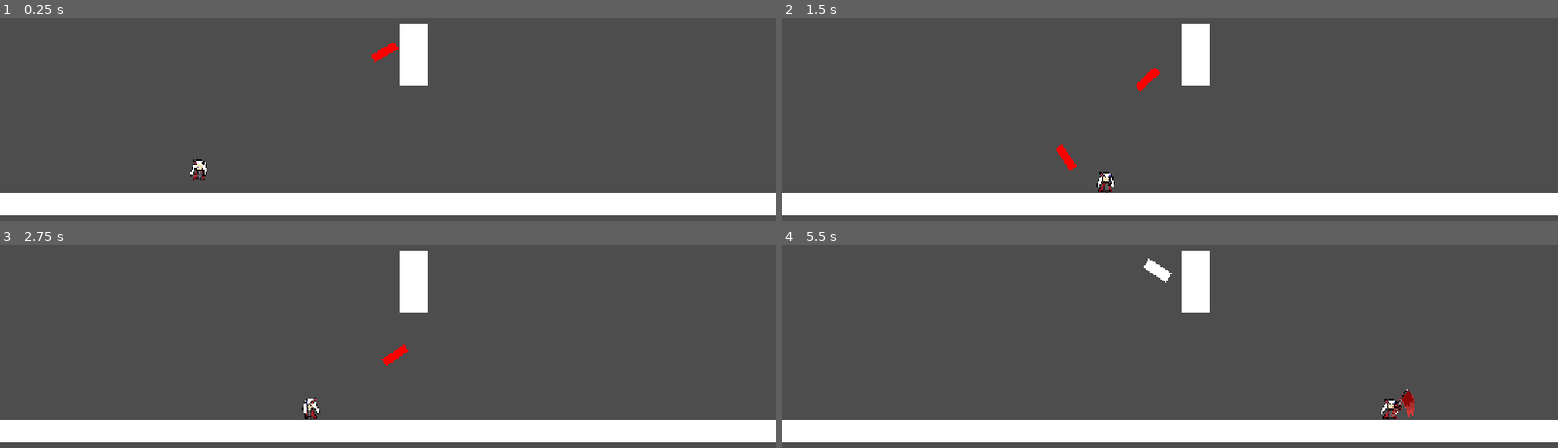
Above: before the commit, frames 1-4 (two rows, left to right).
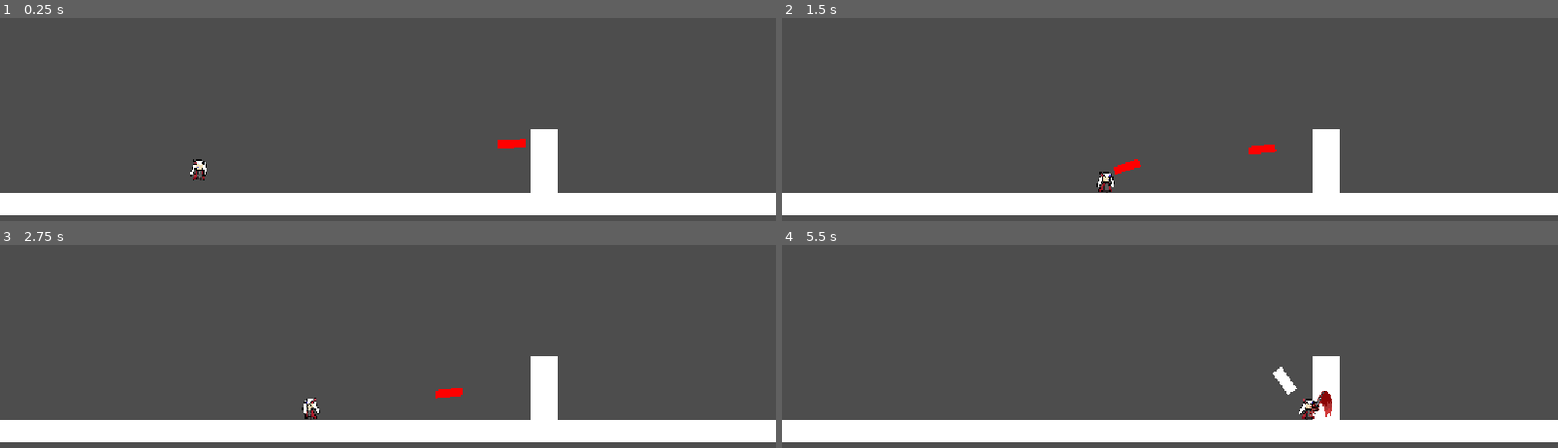
Above: after the commit, the same moments.

Repository: AndrewAravena/maythedevilcry_digital_technology_project
Game: Godot game, scene res://scene/mikuril_test_scene.tscn
Same seed, same stepped clock (60 frames per second), same inputs: the game is played once before the commit and once after it. This scene is started directly instead of the project's main scene.
Inputs (mouse positions are in pixels of both pictures, inside the frame that each line leads up to):
- Up to frame 1 (0.25 s): no input
- Up to frame 2 (1.5 s): move the mouse to (1340, 141) at 0.52 s; hold D (right) from 0.53 s (still down); tap Shift (dash) at 0.6 s; click (1340, 141) at 0.67 s; tap Space (Jump) at 0.77 s; move the mouse to (1014, 186) at 1.27 s; tap Q (last weapon) at 1.35 s
- Up to frame 3 (2.75 s): tap Space (Jump) at 1.52 s; move the mouse to (465, 295) at 2.02 s; release D (right) at 2.03 s; hold A (left) from 2.03 s (still down); tap E (next weapon) at 2.1 s
- Up to frame 4 (5.5 s): move the mouse to (outside the picture) at 2.77 s; release A (left) at 2.78 s; hold D (right) 2.78-4.28 s; tap Shift (dash) at 2.85, 5.1 s; click (outside the picture) at 2.92 s; tap Space (Jump) at 3.02, 3.77, 4.52 s; move the mouse to (outside the picture) at 3.52 s; tap Q (last weapon) at 3.6 s; move the mouse to (937, 326) at 4.27 s; hold A (left) 4.28-5.03 s; tap E (next weapon) at 4.35 s; move the mouse to (1208, 391) at 5.02 s; hold D (right) from 5.03 s (still down); click (1208, 391) at 5.17 s

The runs differ from the first frame. In frame 1, 2.5% of the frame differs, in the area x 47-72%, y 2-87%; in frame 2, 2.8%; in frame 3, 2.5%; in frame 4, 3.0%, in the area x 46-82%, y 2-87%.

Commit message:
waves to bullet hell atk 1

Diff:
--- a/scripts/mikuril/mikuril.gd
+++ b/scripts/mikuril/mikuril.gd
@@ -41,17 +41,6 @@
 	$bulletHellMode/pos7.look_at($bulletHellMode/pos7/direc7.global_position)
 	$bulletHellMode/pos8.look_at($bulletHellMode/pos8/direc8.global_position)
 
-	print($bulletHellMode.global_position)
-	print($bulletHellMode/pos1.global_position)
-	print($bulletHellMode/pos2.global_position)
-	print($bulletHellMode/pos3.global_position)
-	print($bulletHellMode/pos4.global_position)
-	print($bulletHellMode/pos5.global_position)
-	print($bulletHellMode/pos6.global_position)
-	print($bulletHellMode/pos7.global_position)
-	print($bulletHellMode/pos8.global_position)
-
-	_big_attack()
 	# var player_pos = player.global_position
 	# _tp(player_pos)
 
@@ -75,8 +64,6 @@
 			# change timer here to increase time between each burst of shots
 			# $Timer2.start()
 			# homing_bullets_shot = 5
-	# else:
-		# _big_attack()
 
 
 
@@ -129,43 +116,44 @@
 
 
 
-		var bullet_hell_bullet0 = delay_fast_bullet.instantiate()
-		bullet_hell_bullet0.global_position = $bulletHellMode/pos.global_position
-		bullet_hell_bullet0.rotation = $bulletHellMode/pos.rotation
-
-		var bullet_hell_bullet1 = delay_fast_bullet.instantiate()
-		bullet_hell_bullet1.global_position = $bulletHellMode/pos1.global_position
-		bullet_hell_bullet1.rotation = $bulletHellMode/pos1.rotation
-
-		var bullet_hell_bullet2 = delay_fast_bullet.instantiate()
-		bullet_hell_bullet2.global_position = $bulletHellMode/pos2.global_position
-		bullet_hell_bullet2.rotation = $bulletHellMode/pos2.rotation
-
-		var bullet_hell_bullet3 = delay_fast_bullet.instantiate()
-		bullet_hell_bullet3.global_position = $bulletHellMode/pos3.global_position
-		bullet_hell_bullet3.rotation = $bulletHellMode/pos3.rotation
-
-		var bullet_hell_bullet4 = delay_fast_bullet.instantiate()
-		bullet_hell_bullet4.global_position = $bulletHellMode/pos4.global_position
-		bullet_hell_bullet4.rotation = $bulletHellMode/pos4.rotation
-
-		var bullet_hell_bullet5 = delay_fast_bullet.instantiate()
-		bullet_hell_bullet5.global_position = $bulletHellMode/pos5.global_position
-		bullet_hell_bullet5.rotation = $bulletHellMode/pos5.rotation
-
-		var bullet_hell_bullet6 = delay_fast_bullet.instantiate()
-		bullet_hell_bullet6.global_position = $bulletHellMode/pos6.global_position
-		bullet_hell_bullet6.rotation = $bulletHellMode/pos6.rotation
-
-		var bullet_hell_bullet7 = delay_fast_bullet.instantiate()
-		bullet_hell_bullet7.global_position = $bulletHellMode/pos7.position
-		bullet_hell_bullet7.rotation = $bulletHellMode/pos7.rotation
-
-		var bullet_hell_bullet8 = delay_fast_bullet.instantiate()
-		bullet_hell_bullet8.global_position = $bulletHellMode/pos8.global_position
-		bullet_hell_bullet8.rotation = $bulletHellMode/pos8.rotation
-
-		for a in 5:
+
+
+		for a in 2:
+			var bullet_hell_bullet0 = delay_fast_bullet.instantiate()
+			bullet_hell_bullet0.global_position = $bulletHellMode/pos.global_position
+			bullet_hell_bullet0.rotation = $bulletHellMode/pos.rotation
+
+			var bullet_hell_bullet1 = delay_fast_bullet.instantiate()
+			bullet_hell_bullet1.global_position = $bulletHellMode/pos1.global_position
+			bullet_hell_bullet1.rotation = $bulletHellMode/pos1.rotation
+
+			var bullet_hell_bullet2 = delay_fast_bullet.instantiate()
+			bullet_hell_bullet2.global_position = $bulletHellMode/pos2.global_position
+			bullet_hell_bullet2.rotation = $bulletHellMode/pos2.rotation
+
+			var bullet_hell_bullet3 = delay_fast_bullet.instantiate()
+			bullet_hell_bullet3.global_position = $bulletHellMode/pos3.global_position
+			bullet_hell_bullet3.rotation = $bulletHellMode/pos3.rotation
+
+			var bullet_hell_bullet4 = delay_fast_bullet.instantiate()
+			bullet_hell_bullet4.global_position = $bulletHellMode/pos4.global_position
+			bullet_hell_bullet4.rotation = $bulletHellMode/pos4.rotation
+
+			var bullet_hell_bullet5 = delay_fast_bullet.instantiate()
+			bullet_hell_bullet5.global_position = $bulletHellMode/pos5.global_position
+			bullet_hell_bullet5.rotation = $bulletHellMode/pos5.rotation
+
+			var bullet_hell_bullet6 = delay_fast_bullet.instantiate()
+			bullet_hell_bullet6.global_position = $bulletHellMode/pos6.global_position
+			bullet_hell_bullet6.rotation = $bulletHellMode/pos6.rotation
+
+			var bullet_hell_bullet7 = delay_fast_bullet.instantiate()
+			bullet_hell_bullet7.global_position = $bulletHellMode/pos7.position
+			bullet_hell_bullet7.rotation = $bulletHellMode/pos7.rotation
+
+			var bullet_hell_bullet8 = delay_fast_bullet.instantiate()
+			bullet_hell_bullet8.global_position = $bulletHellMode/pos8.global_position
+			bullet_hell_bullet8.rotation = $bulletHellMode/pos8.rotation
 			add_sibling(bullet_hell_bullet0)
 			add_sibling(bullet_hell_bullet1)
 			add_sibling(bullet_hell_bullet2)
@@ -176,30 +164,28 @@
 			add_sibling(bullet_hell_bullet7)
 			add_sibling(bullet_hell_bullet8)
 			print("worky")
-			# await(get_tree().create_timer(0.2).timeout)
-
-		print($bulletHellMode.global_position)
-		print($bulletHellMode/pos1.global_position)
-		print($bulletHellMode/pos2.global_position)
-		print($bulletHellMode/pos3.global_position)
-		print($bulletHellMode/pos4.global_position)
-		print($bulletHellMode/pos5.global_position)
-		print($bulletHellMode/pos6.global_position)
-		print($bulletHellMode/pos7.global_position)
-		print($bulletHellMode/pos8.global_position)
+			await(get_tree().create_timer(2.5).timeout)
+
 		big_atk_1 = false
 		# $canBigAtk1.start()
 		# if can_activate_big_atk_1 == true:
 			# $bigAtk1.start()
-	# if big_atk_2 == true and big_atk_1 == false:
-		# var direction = 0.0
-		# var bullet_count = 3
-		# for i in 5:
-			# for b in bullet_count:
-				# direction = b * (360/bullet_count) + $rotateBulletSpawn.rotation_degrees
-				# shoot_bh_bullet($rotateBulletSpawn.global_position, direction, 75)
-			# await(get_tree().create_timer(0.5).timeout)
-		# big_atk_2 = false
+	if big_atk_2 == true and big_atk_1 == false:
+		var direction = 0.0
+		var bullet_count = 3
+		for x in 5:
+			for o in 15:
+				var bullet_bang = fast_bullet_scene.instantiate()
+				bullet_bang.rotation = randi_range(-90, 90)
+				bullet_bang.global_position = $bulletHellMode.global_position
+				add_sibling(bullet_bang)
+			await(get_tree().create_timer(0.5).timeout)
+		#for i in 5:
+			#for b in bullet_count:
+				#direction = b * (360/bullet_count) + $rotateBulletSpawn.rotation_degrees
+				#shoot_bh_bullet($rotateBulletSpawn.global_position, direction, 75)
+			#await(get_tree().create_timer(0.5).timeout)
+		big_atk_2 = false
 
 func _on_timer_timeout() -> void:
 	can_shoot_homing_bullet = true
@@ -232,6 +218,7 @@
 
 func _on_big_atk_timer_timeout() -> void:
 	big_atk_active = true
+	_big_attack()
 
 
 func _on_big_atk_over_timer_timeout() -> void:
@@ -249,6 +236,6 @@
 
 func shoot_bh_bullet(spawn_location, direction: float, speed: float):
 	var bhb = bullet_hell_b.instantiate()
-	add_sibling(bhb)
+	add_child(bhb)
 	bhb.global_position = spawn_location
 	bhb.ini(Vector2.from_angle(deg_to_rad(direction)).normalized() * speed)
